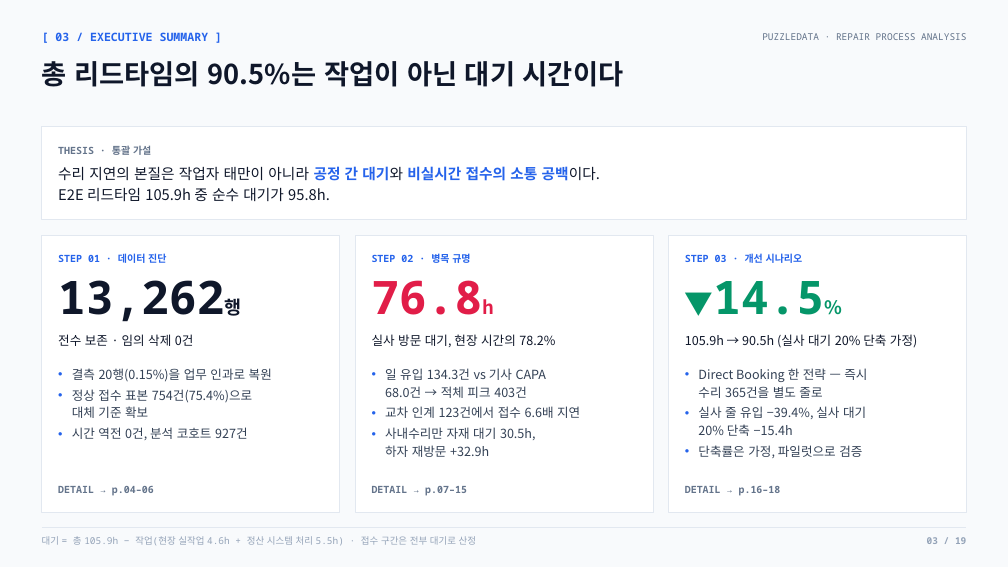
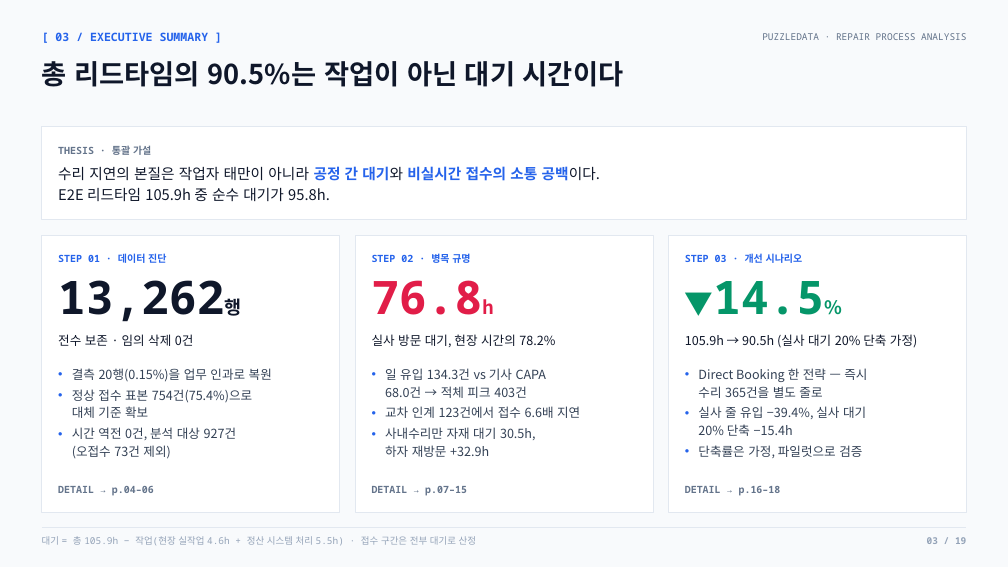
Before and after one commit to nus1245/puzzle_data, a slide deck: slide 3 of outputs/pptx/puzzledata_repair_report.pptx. Drawn at 1008x567 pixels with LibreOffice and Linux fonts; fonts in the diff are those of the drawing. Boxes give left, top, right and bottom in pixels: in the first picture for what was removed or moved away, otherwise in the second. Text is boxed around its words. In the diff, an @@ line names an element or a change of style, - is before the commit and + after.

```diff
--- a/outputs/pptx/puzzledata_repair_report.pptx
+++ b/outputs/pptx/puzzledata_repair_report.pptx
@@ text at (72,427,237,459): text changed @@
-• 시간 역전 0건, 분석 코호트 927건
+• 시간 역전 0건, 분석 대상 927건
+  (오접수 73건 제외)
```
Also in this commit, not shown: 4 other slides changed, 4 other files.
